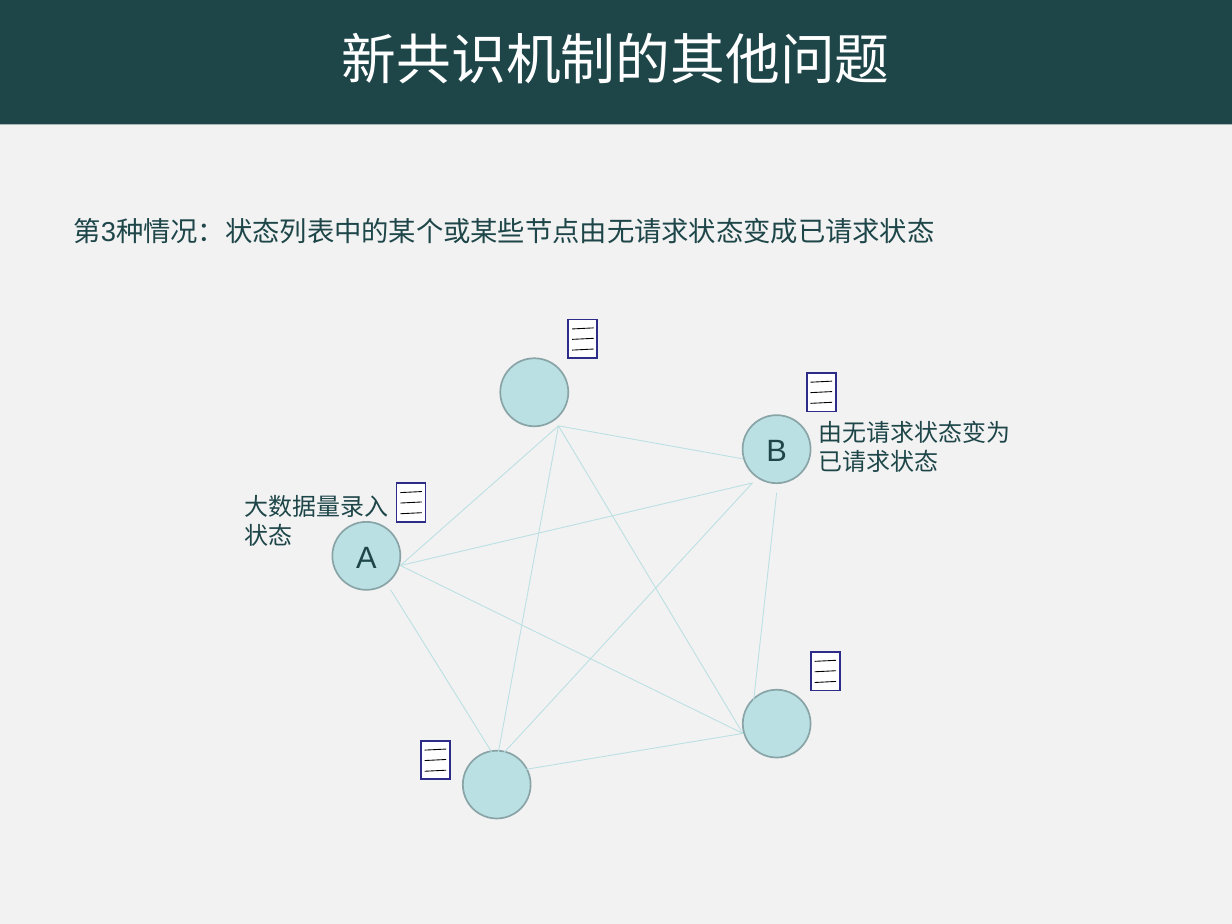
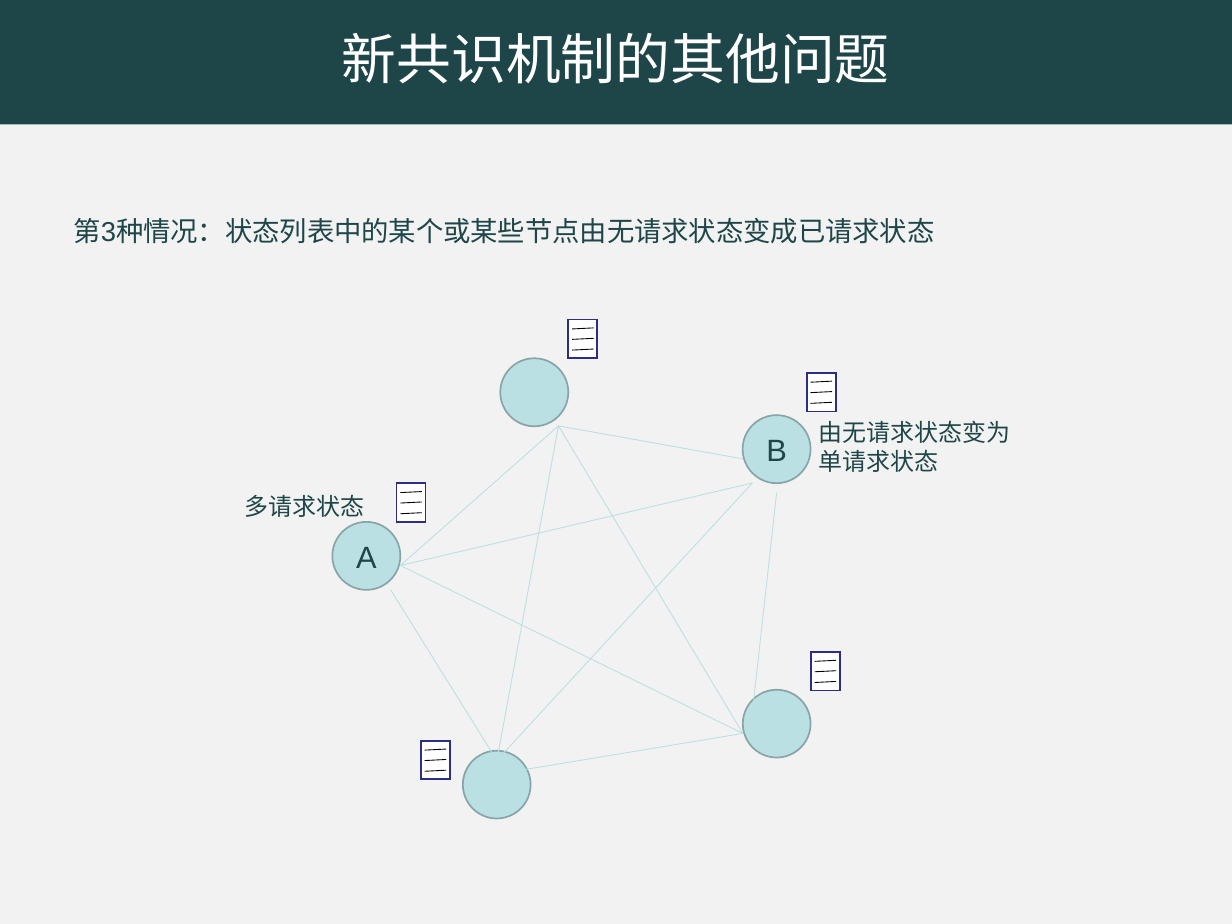
Before and after one commit to rjdyx/web-learning, a slide deck: slide 11 of PPT/苏锐佳开题报告.ppt. Drawn at 1232x924 pixels with LibreOffice and Linux fonts; fonts in the diff are those of the drawing. Boxes give left, top, right and bottom in pixels: in the first picture for what was removed or moved away, otherwise in the second. Text is boxed around its words. In the diff, an @@ line names an element or a change of style, - is before the commit and + after.

```diff
--- a/PPT/苏锐佳开题报告.ppt
+++ b/PPT/苏锐佳开题报告.ppt
@@ text at box(819, 449, 939, 472): text changed @@
-已请求状态
+单请求状态
@@ text at box(244, 494, 364, 522): text changed @@
-大数据量录入
-状态
+多请求状态
```
Also in this commit, not shown: 7 other slides changed, 1 other file.
